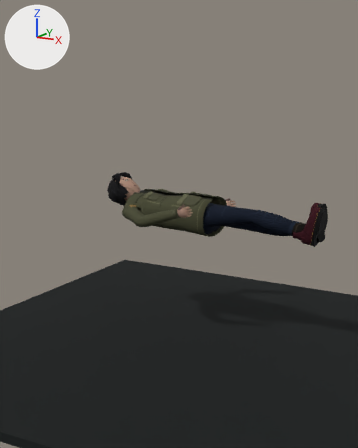
The Blender file ArtSource/PlayerV2/Blender/PlayerCharacter3DV2.blend: old version first, new version second.
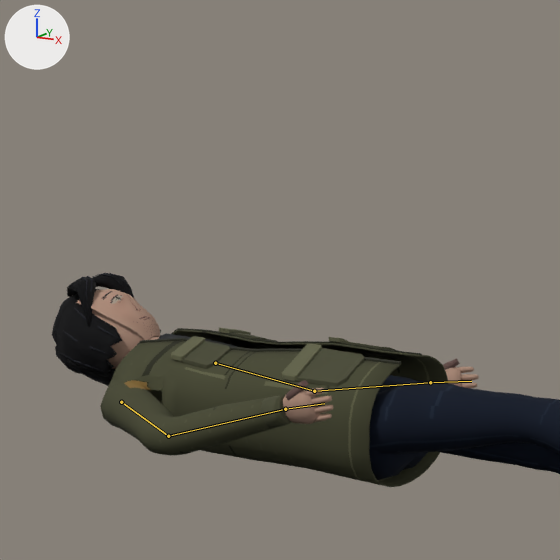
Each version appears first from the file's camera 'CAM_PlayerPreview', and next in a close-up on the part from 26% to 73% of the width and 20% to 58% of the height. The axes (+X, +Y, +Z) are drawn at upper left. The lights are the same throughout. The first two pictures are the older version. Both versions are drawn at frame 88 of the action 'BedSleepLoop'; the numbers are the values there. The bones that change are drawn over the model as lines in the close-ups.

The first close-up shows 'CLO_JacketBody', 'CLO_JacketCuff.R', 'CLO_JacketForearm.R', 'CLO_JacketPocketHip.R', 'CLO_JacketSleeve.R', 'CLO_TrousersPelvis', 'CLO_TrousersShin.R', 'CLO_TrousersThigh.L', 'CLO_TrousersThigh.R', 'GEO_FaceSurface', 'GEO_Finger0.L', 'GEO_Finger1.L', 'GEO_Finger2.L', 'GEO_HairRightLength', 'GEO_Hand.L', 'GEO_Hand.R', 'GEO_Head', 'GEO_Thumb.L' and 25 more.
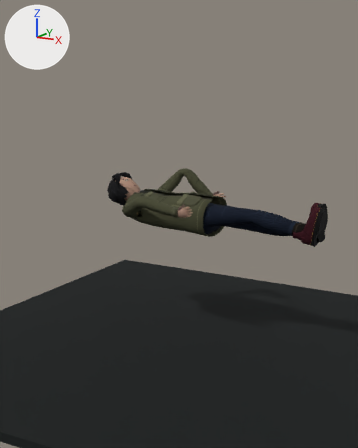
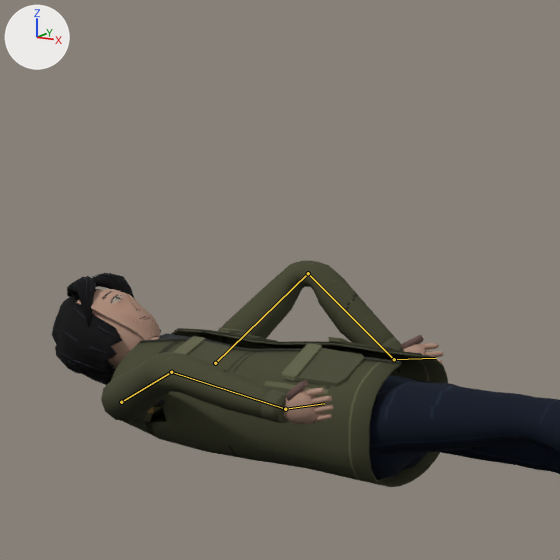
The change, as JSON lines over the scene's bpy script:
```json
{"block": "bone_upper_arm_l", "where": "bone_upper_arm_l = bpy.data.objects['RIG_Player'].pose.bones['upper_arm.L']  # child of 'clavicle.L'"}
{"op": "set", "path": "bone_upper_arm_l.rotation_quaternion", "old": "(0.981, 0.161, -0.055, 0.097)", "new": "(0.912, -0.339, -0.065, -0.22)", "note": "degrees (18, -8, 10) -> degrees (-38, -16, -22)"}
{"block": "bone_forearm_l", "where": "bone_forearm_l = bpy.data.objects['RIG_Player'].pose.bones['forearm.L']  # child of 'upper_arm.L'"}
{"op": "set", "path": "bone_forearm_l.rotation_quaternion", "old": "(0.895, -0.417, -0.066, 0.142)", "new": "(0.672, -0.093, 0.267, 0.685)", "note": "degrees (-50, 0, 18) -> degrees (16, 29, 95)"}
{"block": "bone_hand_l", "where": "bone_hand_l = bpy.data.objects['RIG_Player'].pose.bones['hand.L']  # child of 'forearm.L'"}
{"op": "set", "path": "bone_hand_l.rotation_quaternion", "old": "(0.999, 0.01, -0.042, 0.018)", "new": "(0.729, -0.001, -0.592, -0.342)", "note": "degrees (1, -5, 2) -> degrees (54, -60, -83)"}
{"block": "bone_upper_arm_r", "where": "bone_upper_arm_r = bpy.data.objects['RIG_Player'].pose.bones['upper_arm.R']  # child of 'clavicle.R'"}
{"op": "set", "path": "bone_upper_arm_r.rotation_quaternion", "old": "(0.988, -0.098, 0.063, -0.098)", "new": "(0.961, -0.252, 0.092, 0.062)", "note": "degrees (-12, 6, -12) -> degrees (-29, 12, 4)"}
{"block": "bone_forearm_r", "where": "bone_forearm_r = bpy.data.objects['RIG_Player'].pose.bones['forearm.R']  # child of 'upper_arm.R'"}
{"op": "set", "path": "bone_forearm_r.rotation_quaternion", "old": "(0.927, -0.356, 0.044, -0.114)", "new": "(0.924, -0.059, -0.09, -0.366)", "note": "degrees (-42, 0, -14) -> degrees (-3, -12, -43)"}
{"block": "bone_hand_r", "where": "bone_hand_r = bpy.data.objects['RIG_Player'].pose.bones['hand.R']  # child of 'forearm.R'"}
{"op": "set", "path": "bone_hand_r.rotation_quaternion", "old": "(0.999, 0.021, 0.041, -0.018)", "new": "(0.958, -0.133, 0.213, 0.136)", "note": "degrees (2, 5, -2) -> degrees (-13, 26, 13)"}
```

Boxes [x1, y1, x2, y2] around the edits, measured in the close-ups (560 x 560 px):
```json
{"object": "CLO_JacketBody", "change": "posed", "before": [111, 329, 448, 487], "after": [111, 329, 448, 487]}
{"object": "CLO_JacketForearm.R", "change": "posed", "before": [152, 395, 289, 456], "after": [156, 353, 286, 423], "on screen": "15% taller"}
{"object": "CLO_JacketSleeve.R", "change": "posed", "before": [100, 375, 173, 454], "after": [101, 352, 173, 422], "on screen": "11% shorter"}
{"object": "CLO_JacketForearm.L", "change": "posed", "after": [300, 261, 403, 351], "on screen": "not visible before"}
{"object": "CLO_JacketSleeve.L", "change": "posed", "after": [218, 261, 308, 338], "on screen": "not visible before"}
{"object": "CLO_JacketCuff.R", "change": "posed", "before": [261, 395, 291, 429], "after": [261, 389, 288, 423]}
{"object": "GEO_Hand.L", "change": "posed", "before": [445, 367, 462, 387], "after": [403, 344, 426, 355], "on screen": "mostly hidden"}
{"object": "GEO_Thumb.L", "change": "posed", "before": [443, 358, 460, 370], "after": [401, 335, 424, 349]}
{"object": "GEO_Finger1.L", "change": "posed", "before": [461, 374, 479, 381], "after": [425, 351, 443, 358]}
{"object": "GEO_Finger0.L", "change": "posed", "before": [456, 367, 474, 373], "after": [420, 343, 439, 350]}
{"object": "CLO_JacketCuff.L", "change": "posed", "after": [381, 337, 403, 351], "on screen": "not visible before"}
{"object": "GEO_Finger2.L", "change": "posed", "before": [461, 382, 477, 388], "on screen": "not visible afterwards"}
{"bone": "upper_arm.L", "before": "(215, 363) to (314, 391)", "after": "(215, 363) to (308, 273)"}
{"bone": "forearm.L", "before": "(314, 391) to (430, 382)", "after": "(308, 273) to (394, 359)"}
{"bone": "hand.L", "before": "(430, 382) to (471, 381)", "after": "(394, 359) to (436, 358)"}
{"bone": "upper_arm.R", "before": "(121, 402) to (168, 436)", "after": "(121, 402) to (171, 372)"}
{"bone": "forearm.R", "before": "(168, 436) to (285, 409)", "after": "(171, 372) to (285, 409)"}
```
